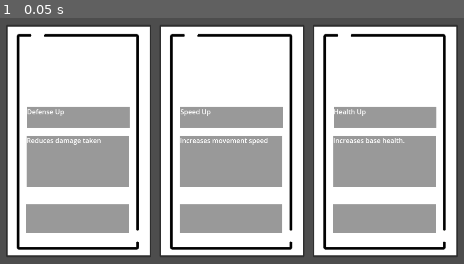
Above: before the commit, frame 1.
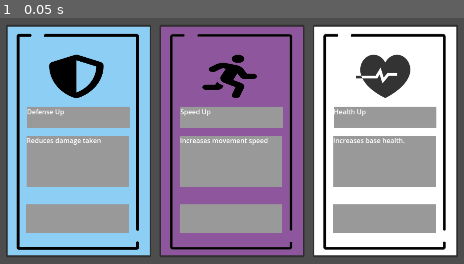
Above: after the commit, the same moment.

Repository: bradlycarpenter/Project-H-Phase-2
Game: Godot game, scene res://local_assets/ui/item_menu/scene/item_menu.tscn
Same seed, same stepped clock (60 frames per second), same inputs: the game is played once before the commit and once after it. This scene is started directly instead of the project's main scene.
Inputs:
- Up to frame 1 (0.05 s): no input

The runs differ from the first frame. In frame 1, 38% of the frame differs, in the area x 1-89%, y 3-97%.

Commit message:
Updated Item Menu to have dynamic items and added item tiers

Diff:
--- a/local_assets/actors/items/def_up.tres
+++ b/local_assets/actors/items/def_up.tres
@@ -1,13 +1,15 @@
-[gd_resource type="Resource" script_class="Item" load_steps=3 format=3 uid="uid://bxj8gouc1b1qq"]
+[gd_resource type="Resource" script_class="Item" load_steps=4 format=3 uid="uid://bxj8gouc1b1qq"]
 
 [ext_resource type="Texture2D" uid="uid://boego66fvh56r" path="res://local_assets/actors/items/item_icons/defense_icon.png" id="1_ajslw"]
 [ext_resource type="Script" path="res://local_assets/actors/items/item.gd" id="1_f2l3i"]
+[ext_resource type="Texture2D" uid="uid://3te0m3n7i8n6" path="res://local_assets/ui/item_menu/art/bg_colour/item_rare.png" id="3_bdvgd"]
 
 [resource]
 script = ExtResource("1_f2l3i")
-Icon = ExtResource("1_ajslw")
+icon = ExtResource("1_ajslw")
 name = "Defense Up"
 description = "Reduces damage taken"
 stat_boost = {
 "defense": 5.0
 }
+tier = ExtResource("3_bdvgd")
--- a/local_assets/actors/items/health_up.tres
+++ b/local_assets/actors/items/health_up.tres
@@ -1,13 +1,15 @@
-[gd_resource type="Resource" script_class="Item" load_steps=3 format=3 uid="uid://qjsklmkv76yy"]
+[gd_resource type="Resource" script_class="Item" load_steps=4 format=3 uid="uid://qjsklmkv76yy"]
 
 [ext_resource type="Script" path="res://local_assets/actors/items/item.gd" id="1_356u3"]
 [ext_resource type="Texture2D" uid="uid://diqyjdae6ag8g" path="res://local_assets/actors/items/item_icons/health_icon.png" id="1_n01la"]
+[ext_resource type="Texture2D" uid="uid://beok3x3ruc3y4" path="res://local_assets/ui/item_menu/art/bg_colour/item_uncommon.png" id="3_yqud1"]
 
 [resource]
 script = ExtResource("1_356u3")
-Icon = ExtResource("1_n01la")
+icon = ExtResource("1_n01la")
 name = "Health Up"
 description = "Increases base health."
 stat_boost = {
 "health": 5
 }
+tier = ExtResource("3_yqud1")
--- a/local_assets/actors/items/item.gd
+++ b/local_assets/actors/items/item.gd
@@ -1,10 +1,11 @@
 class_name Item
 extends Resource
 
-@export var icon: Texture2D
+@export var icon: Texture
 @export var name: String
 @export var description: String
 @export var stat_boost: Dictionary = {}
+@export var tier: Texture
 
 func apply_effect(player):
 	for stat in stat_boost:
--- a/local_assets/actors/items/speed_up.tres
+++ b/local_assets/actors/items/speed_up.tres
@@ -1,13 +1,15 @@
-[gd_resource type="Resource" script_class="Item" load_steps=3 format=3 uid="uid://cpfybxkubavxw"]
+[gd_resource type="Resource" script_class="Item" load_steps=4 format=3 uid="uid://cpfybxkubavxw"]
 
 [ext_resource type="Texture2D" uid="uid://bmbloh7bmb1rt" path="res://local_assets/actors/items/item_icons/speed_icon.png" id="1_jltap"]
 [ext_resource type="Script" path="res://local_assets/actors/items/item.gd" id="1_xeijt"]
+[ext_resource type="Texture2D" uid="uid://ch0fwpmnbeuks" path="res://local_assets/ui/item_menu/art/bg_colour/item_legendary.png" id="3_t635r"]
 
 [resource]
 script = ExtResource("1_xeijt")
-Icon = ExtResource("1_jltap")
+icon = ExtResource("1_jltap")
 name = "Speed Up"
 description = "Increases movement speed"
 stat_boost = {
 "speed": 50.0
 }
+tier = ExtResource("3_t635r")
--- a/local_assets/ui/item_menu/scene/item_menu.tscn
+++ b/local_assets/ui/item_menu/scene/item_menu.tscn
@@ -75,6 +75,7 @@
 grow_horizontal = 2
 grow_vertical = 2
 theme_override_styles/normal = SubResource("StyleBoxFlat_ef8tq")
+bbcode_enabled = true
 fit_content = true
 
 [node name="item_decription" type="RichTextLabel" parent="PanelContainer/MarginContainer/HBoxContainer/Button"]
@@ -118,6 +119,7 @@
 grow_horizontal = 2
 grow_vertical = 2
 theme_override_styles/normal = SubResource("StyleBoxFlat_ef8tq")
+bbcode_enabled = true
 fit_content = true
 
 [node name="item_decription" type="RichTextLabel" parent="PanelContainer/MarginContainer/HBoxContainer/Button2"]
@@ -161,6 +163,7 @@
 grow_horizontal = 2
 grow_vertical = 2
 theme_override_styles/normal = SubResource("StyleBoxFlat_ef8tq")
+bbcode_enabled = true
 fit_content = true
 
 [node name="item_decription" type="RichTextLabel" parent="PanelContainer/MarginContainer/HBoxContainer/Button3"]
--- a/local_assets/ui/item_menu/src/set_items.gd
+++ b/local_assets/ui/item_menu/src/set_items.gd
@@ -16,15 +16,18 @@
 	item1_children = display_item1.get_children()
 	item2_children = display_item2.get_children()
 	item3_children = display_item3.get_children()
-	setItems(item1_children, item1)
-	setItems(item2_children, item2)
-	setItems(item3_children, item3)
-
+	setItems(display_item1, item1_children, item1)
+	setItems(display_item2, item2_children, item2)
+	setItems(display_item3, item3_children, item3)
 # Called every frame. 'delta' is the elapsed time since the previous frame.
-func _process(delta: float) -> void:
+func _process(_delta: float) -> void:
 	pass
 
-func setItems(item_children, item):
+# Legendary Text Effect = "[tornado radius=2 freq=4][color=yellow]" + item.name + "[/color][/tornado]"
+# Epic Text Effect = "[wave amp=15 freq=8][color=purple]" + item.name + "[/color][/wave]"
+func setItems(display_item, item_children, item):
 	item_children[0].texture = item.icon
+	item_children[0].expand = true
 	item_children[1].text = item.name
 	item_children[2].text = item.description
+	display_item.icon = item.tier
